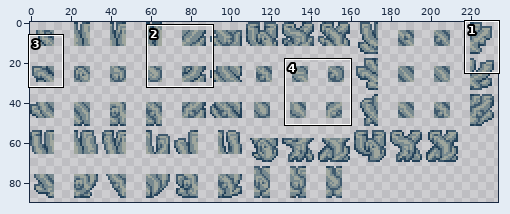
A sprite sheet gets an edit: Assets/Walls/Magike/WildChalcedonyWall.png. The first picture is a wide view before the edit; the outline marks the close-up.
Close-up. Before the edit:
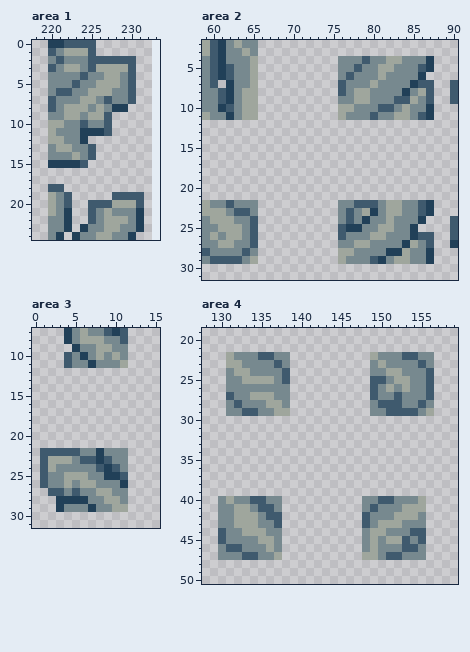
The file is 466x178 pixels, drawn in blocks of 2x2; one block is one cell here. Colours within 5 levels of each other are drawn and written as one. Shown: area 1: x 218..233, y 0..24; area 2: x 59..90, y 2..31; area 3: x 0..15, y 7..31; area 4: x 128..159, y 19..50. The old version is drawn lined up with the new one, on the new canvas. The commit also changed other parts of the picture, which this record leaves out.
After the commit:
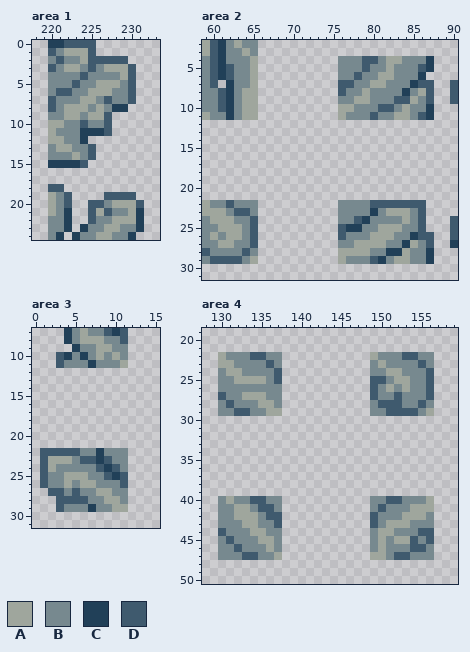
Palette (. is transparent): A #9fa69d  B #77898f  C #214058  D #3f5a6e
Change:
canvas 233x89 -> 234x90
Area 1:
y 2: x 224 B -> A; x 230 D -> .
y 3: x 226 A -> B
y 4: x 227..229 AAB -> BBA
y 19: x 227 . -> D; x 231 D -> .
y 20: x 227 D -> B
y 21: x 226..227 BA -> AD; x 230 B -> A
y 22: x 227 A -> B; x 230 B -> A
Area 2:
y 4: x 80 B -> D
y 5: x 78..79 DB -> BD; x 81 A -> B
y 6: x 77..78 DB -> BD; x 82 B -> A
y 7: x 77 B -> D; x 81 B -> A
y 8: x 78 A -> B
y 10: x 61..62 CD -> DC
y 22: x 78..79 DD -> BB; x 81..85 BAABB -> DDDDD; x 87 C -> .
y 23: x 77 D -> B; x 79 A -> B; x 84 B -> A; x 87 C -> .
y 24: x 77..78 DB -> BD; x 82 A -> B; x 84 B -> A; x 86 C -> D
y 25: x 83 B -> A; x 85..86 C. -> BD
y 26: x 82 B -> A
y 27: x 80..81 BB -> AA
y 28: x 78..79 BB -> AA
Area 3:
y 10: x 3..4 .D -> DC
y 11: x 3..4 .D -> DB
y 25: x 9 C -> D
y 26: x 11 C -> D
y 28: x 3..6 CCCC -> DDDD
y 29: x 3 C -> D
Area 4:
y 22: x 130..131 .A -> AB; x 134 B -> D; x 136 D -> B; x 138 B -> .
y 23: x 130 . -> A; x 132 A -> B; x 136..138 BDB -> DB.
y 24: x 130..131 .B -> BA; x 133 A -> B; x 137..138 BD -> D.
y 25: x 130 . -> B; x 132 B -> A; x 136..138 ABD -> BD.
y 26: x 130 . -> B; x 138 B -> .
y 27: x 130..131 .D -> DB; x 133 B -> A; x 136 A -> B; x 138 B -> .
y 28: x 130..132 .BD -> BDB; x 135 B -> A; x 137..138 AB -> B.
y 29: x 130 . -> B; x 132 B -> D; x 134 D -> B; x 136 B -> A; x 138 A -> .
y 40: x 148 B -> .; x 150 D -> B; x 152 B -> D; x 155..156 A. -> BA
y 41: x 148..150 BDB -> .BD; x 153 A -> B; x 156 . -> A
y 42: x 148..149 DB -> .D; x 152 A -> B; x 155..156 B. -> AB
y 43: x 132 A -> B; x 148..150 DBA -> .DB; x 153 B -> A; x 156 . -> B
y 44: x 133 A -> B; x 148..149 BA -> .B; x 151 B -> A; x 154 D -> B; x 156 . -> D
y 45: x 130..131 DB -> BD; x 148..151 BABA -> .BAB; x 153..156 DBD. -> ADBD
y 46: x 131 D -> B; x 148..150 BAB -> .BA; x 153 D -> B; x 155..156 B. -> DB
y 47: x 148 A -> .; x 150..151 BD -> AB; x 153 B -> D; x 156 . -> B
